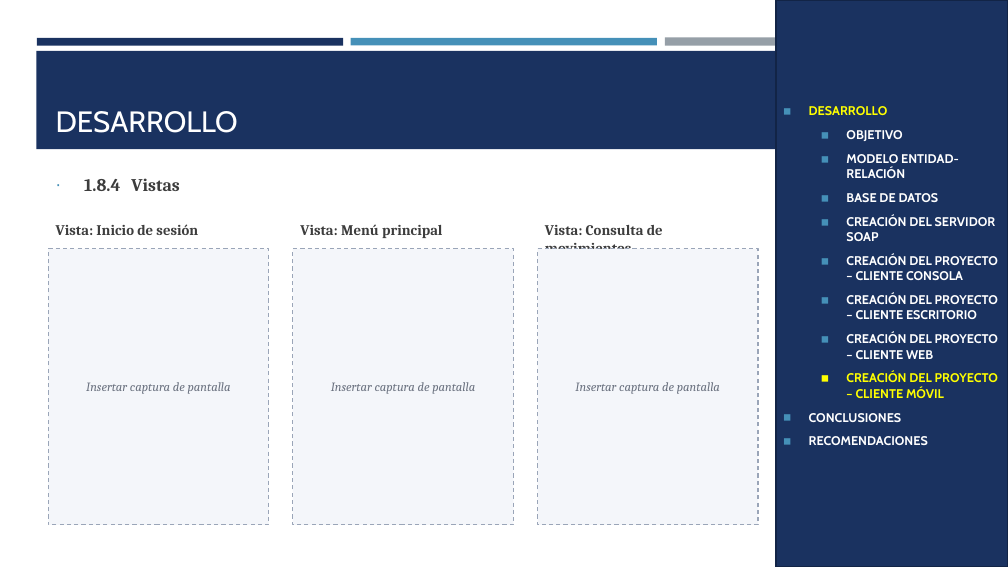
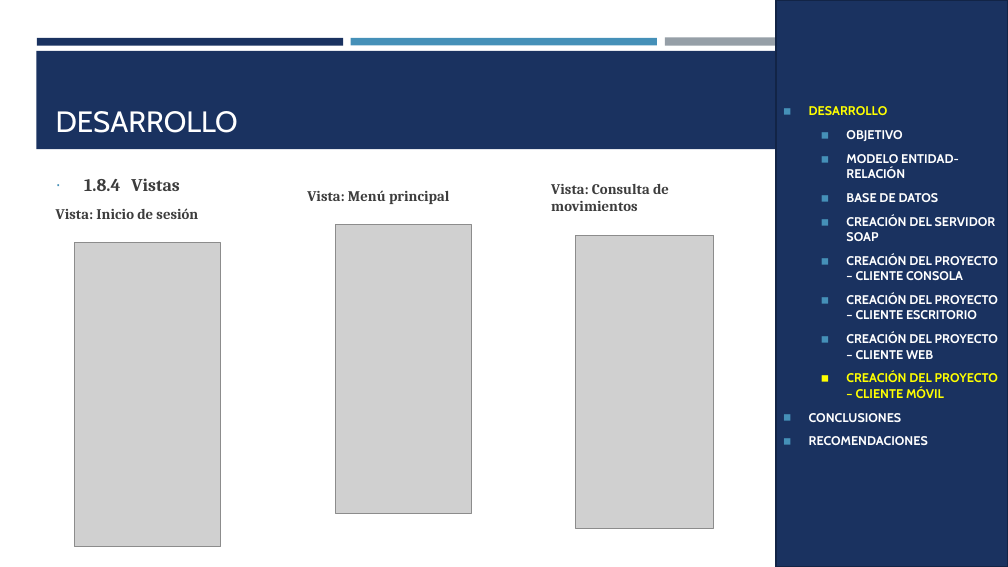
Before and after one commit to IMarcusDev/TI.1.1.-PAO202651_SOAP_JAVA_CONBDD_NRC36883_GR04, a slide deck: slide 32 of 05. DOCUMENTACION/PRESENTACION TI.1.1. SOAP con BDD en JAVA GR4.pptx. Drawn at 1008x567 pixels with LibreOffice and Linux fonts; fonts in the diff are those of the drawing; grey boxes stand for pictures. Boxes give left, top, right and bottom in pixels: in the first picture for what was removed or moved away, otherwise in the second. Text is boxed around its words. In the diff, an @@ line names an element or a change of style, - is before the commit and + after.

```diff
--- a/05. DOCUMENTACION/PRESENTACION TI.1.1. SOAP con BDD en JAVA GR4.pptx
+++ b/05. DOCUMENTACION/PRESENTACION TI.1.1. SOAP con BDD en JAVA GR4.pptx
@@ text "Vista: Consulta de movimientos": place and size @@
-text "Vista: Consulta de movimientos" at [545,225,663,249]
+text "Vista: Consulta de movimientos" at [551,184,669,211]
@@ text "Vista: Inicio de sesión": place and size @@
-text "Vista: Inicio de sesión" at [56,224,198,235]
+text "Vista: Inicio de sesión" at [56,208,198,219]
@@ text "Vista: Menú principal": place and size @@
-text "Vista: Menú principal" at [300,224,442,238]
+text "Vista: Menú principal" at [307,190,449,204]
@@ picture added at [336,225,471,513] @@
@@ picture added at [575,235,714,529] @@
@@ rectangle removed at [48,249,269,525] @@
-Insertar captura de pantalla
@@ picture added at [74,243,221,547] @@
@@ rectangle removed at [293,249,514,525] @@
-Insertar captura de pantalla
@@ rectangle removed at [538,249,758,525] @@
-Insertar captura de pantalla
```
Also in this commit, not shown: 4 other slides changed.
